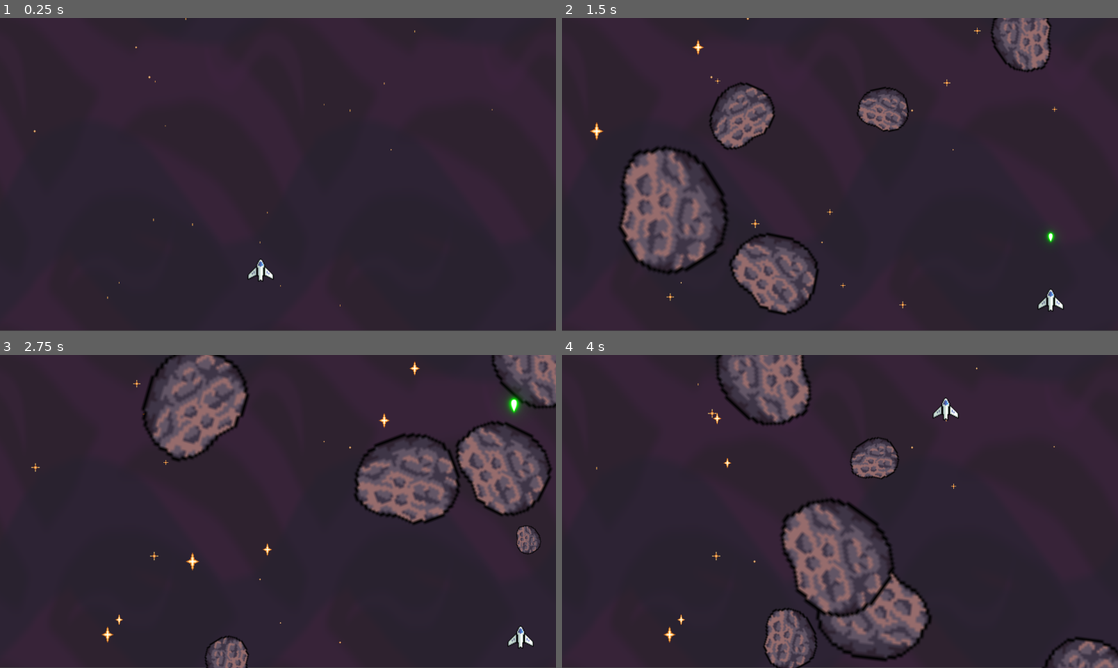
Above: before the commit, frames 1-4 (two rows, left to right).
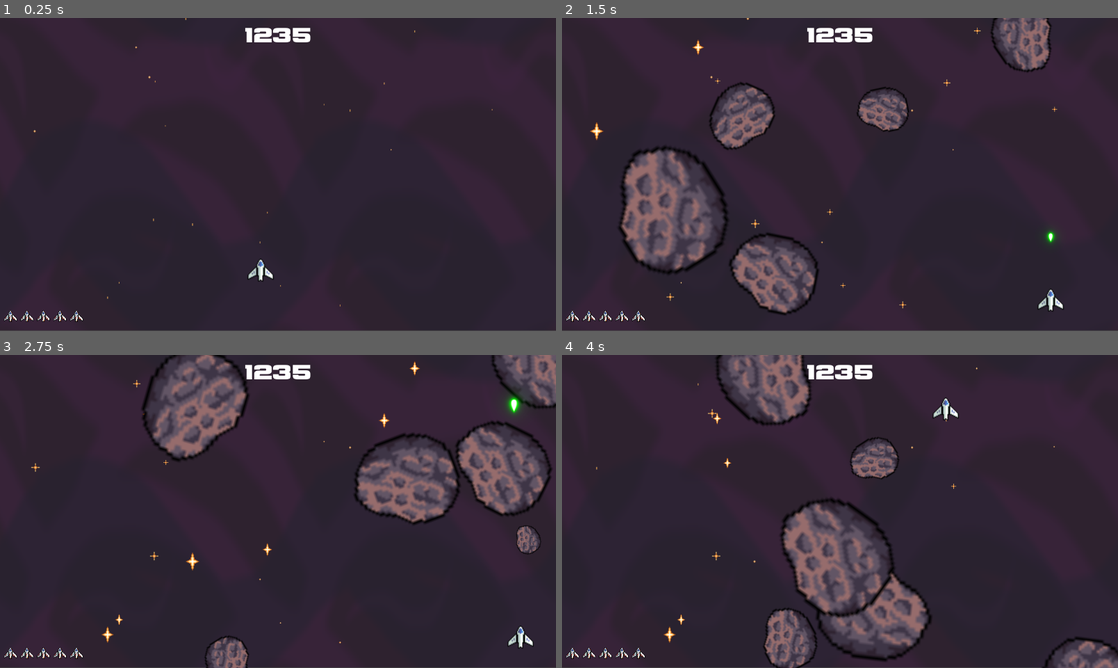
Above: after the commit, the same moments.

Repository: Bimai6/space-shooter
Game: Godot game, scene res://scenes/level.tscn
Same seed, same stepped clock (60 frames per second), same inputs: the game is played once before the commit and once after it.
Inputs:
- Up to frame 1 (0.25 s): no input
- Up to frame 2 (1.5 s): hold Right (right) 0.53-1.28 s; tap Space (shoot) at 0.6, 1.35 s; hold Down (down) from 1.28 s (still down)
- Up to frame 3 (2.75 s): release Down (down) at 2.03 s; hold Right (right) from 2.03 s (still down); tap Space (shoot) at 2.1 s
- Up to frame 4 (4 s): release Right (right) at 2.78 s; hold Up (up) 2.78-3.53 s; tap Space (shoot) at 2.85, 3.6 s; hold Left (left) from 3.53 s (still down)

The runs differ from the first frame. In frame 1, 0.6% of the frame differs, in the area x 0-56%, y 3-98%; in frame 2, 0.6%; in frame 3, 0.6%; in frame 4, 0.6%.

Commit message:
feat: add fonts, game over scene, and ui for score points and health bar

Diff:
--- /dev/null
+++ b/scenes/game_over.tscn
@@ -0,0 +1,9 @@
+[gd_scene format=3 uid="uid://bx13i38eaf4bv"]
+
+[node name="GameOver" type="Control" unique_id=135643535]
+layout_mode = 3
+anchors_preset = 15
+anchor_right = 1.0
+anchor_bottom = 1.0
+grow_horizontal = 2
+grow_vertical = 2
--- a/scenes/level.tscn
+++ b/scenes/level.tscn
@@ -4,6 +4,7 @@
 [ext_resource type="Texture2D" uid="uid://canqsbf3t4lwf" path="res://Foozle_2DS0015_Void_EnvironmentPack/Backgrounds/PNGs/Condesed/Starry background  - Layer 01 - Void.png" id="1_w8frs"]
 [ext_resource type="PackedScene" uid="uid://wps0hpecyxnr" path="res://scenes/player.tscn" id="2_mx8sn"]
 [ext_resource type="Texture2D" uid="uid://bwiiqfyk4m2cs" path="res://S001_nyknck.png" id="3_mx8sn"]
+[ext_resource type="PackedScene" uid="uid://dn1vdyt00eyk8" path="res://scenes/ui.tscn" id="5_ppgk2"]
 
 [sub_resource type="AtlasTexture" id="AtlasTexture_ppgk2"]
 atlas = ExtResource("3_mx8sn")
@@ -215,5 +216,7 @@
 
 [node name="Lasers" type="Node2D" parent="." unique_id=1650484024]
 
+[node name="UI" parent="." unique_id=1137377781 instance=ExtResource("5_ppgk2")]
+
 [connection signal="laser" from="Player" to="." method="_on_player_laser"]
 [connection signal="timeout" from="MeteorTimer" to="." method="_on_meteor_timer_timeout"]
--- /dev/null
+++ b/scenes/ui.tscn
@@ -0,0 +1,55 @@
+[gd_scene format=3 uid="uid://dn1vdyt00eyk8"]
+
+[ext_resource type="FontFile" uid="uid://qm1qnlsdk13a" path="res://fonts/Vipnagorgialla Bd.otf" id="1_nt7q6"]
+[ext_resource type="Texture2D" uid="uid://bpjiinyigw7ak" path="res://Foozle_2DS0011_Void_MainShip/Main Ship/Main Ship - Bases/PNGs/Main Ship - Base - Damaged.png" id="2_x4jx1"]
+
+[node name="UI" type="CanvasLayer" unique_id=1137377781]
+
+[node name="MarginContainer" type="MarginContainer" parent="." unique_id=583699334]
+anchors_preset = 5
+anchor_left = 0.5
+anchor_right = 0.5
+offset_left = -20.0
+offset_right = 20.0
+offset_bottom = 40.0
+grow_horizontal = 2
+theme_override_constants/margin_top = 10
+
+[node name="Label" type="Label" parent="MarginContainer" unique_id=91712604]
+layout_mode = 2
+theme_override_fonts/font = ExtResource("1_nt7q6")
+theme_override_font_sizes/font_size = 50
+text = "1235"
+
+[node name="MarginContainer2" type="MarginContainer" parent="." unique_id=277104818]
+anchors_preset = 2
+anchor_top = 1.0
+anchor_bottom = 1.0
+offset_top = -40.0
+offset_right = 40.0
+grow_vertical = 0
+theme_override_constants/margin_bottom = 10
+
+[node name="HBoxContainer" type="HBoxContainer" parent="MarginContainer2" unique_id=1989763129]
+layout_mode = 2
+theme_override_constants/separation = -10
+
+[node name="TextureRect" type="TextureRect" parent="MarginContainer2/HBoxContainer" unique_id=439735560]
+layout_mode = 2
+texture = ExtResource("2_x4jx1")
+
+[node name="TextureRect2" type="TextureRect" parent="MarginContainer2/HBoxContainer" unique_id=708055807]
+layout_mode = 2
+texture = ExtResource("2_x4jx1")
+
+[node name="TextureRect3" type="TextureRect" parent="MarginContainer2/HBoxContainer" unique_id=334425608]
+layout_mode = 2
+texture = ExtResource("2_x4jx1")
+
+[node name="TextureRect4" type="TextureRect" parent="MarginContainer2/HBoxContainer" unique_id=1028526907]
+layout_mode = 2
+texture = ExtResource("2_x4jx1")
+
+[node name="TextureRect5" type="TextureRect" parent="MarginContainer2/HBoxContainer" unique_id=633424177]
+layout_mode = 2
+texture = ExtResource("2_x4jx1")
Binary file added: fonts/Vipnagorgialla Bd It.otf
Not shown, added: fonts/Vipnagorgialla Bd It.otf.import
Binary file added: fonts/Vipnagorgialla Bd.otf
Not shown, added: fonts/Vipnagorgialla Bd.otf.import
Binary file added: fonts/Vipnagorgialla Rg It.otf
Not shown, added: fonts/Vipnagorgialla Rg It.otf.import
Binary file added: fonts/Vipnagorgialla Rg.otf
Not shown, added: fonts/Vipnagorgialla Rg.otf.import
